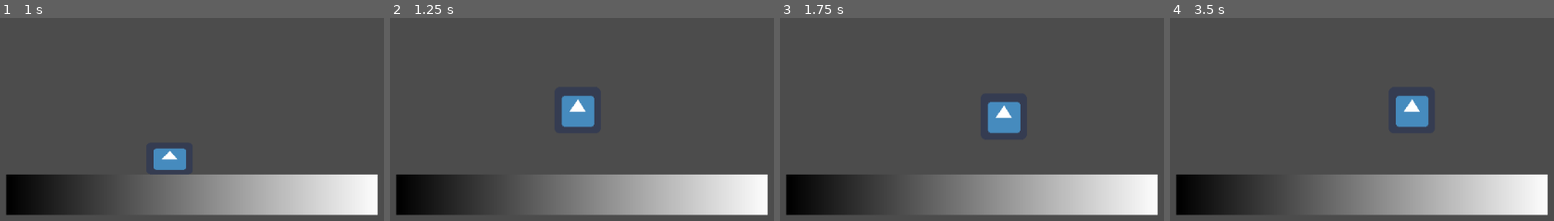
Above: before the commit, frames 1-4 (left to right).
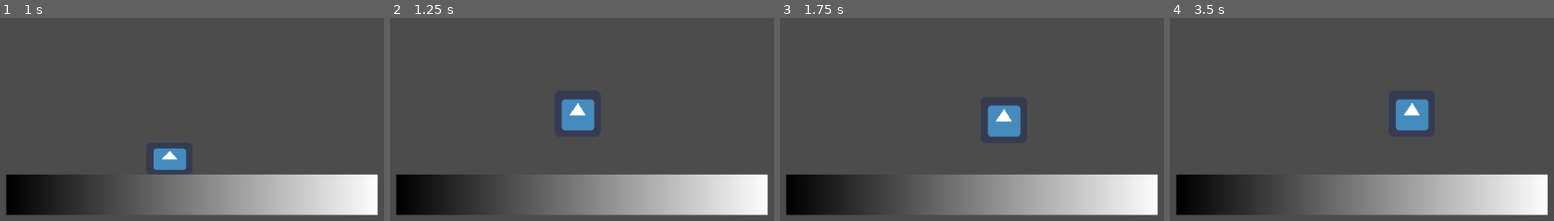
Above: after the commit, the same moments.

Repository: Tummyache/GodotTutorials
Game: Godot game, scene res://Main.tscn
Two runs of this game, one before a commit and one after it. Both use one fixed random seed, a clock stepped at 60 frames per second and the inputs below. The engine's default icon, where the game draws it, is replaced by a stand-in: a white triangle on a blue panel in a dark square.
Inputs:
- Up to frame 1 (1 s): hold D (right) from 0.53 s (still down); tap Space (jump) at 0.77 s
- Up to frame 2 (1.25 s): keep holding D (right)
- Up to frame 3 (1.75 s): keep holding D (right); tap Space (jump) at 1.52 s
- Up to frame 4 (3.5 s): release D (right) at 2.03 s; hold A (left) 2.03-2.78 s; hold D (right) from 2.78 s (still down); tap Space (jump) at 3.02 s

Frame 1 is identical in both runs. In frame 2, 0.5% of the frame differs, in the area x 44-54%, y 38-56%; in frame 3, 0.5%; in frame 4, 0.5%.

Commit message:
Removed the unnecessary position jumping.

Diff:
--- a/JumpLeadup/Player.gd
+++ b/JumpLeadup/Player.gd
@@ -26,4 +26,3 @@
 
 func _jump():
 	velocity.y = -jump_force
-	position.y -= 5
